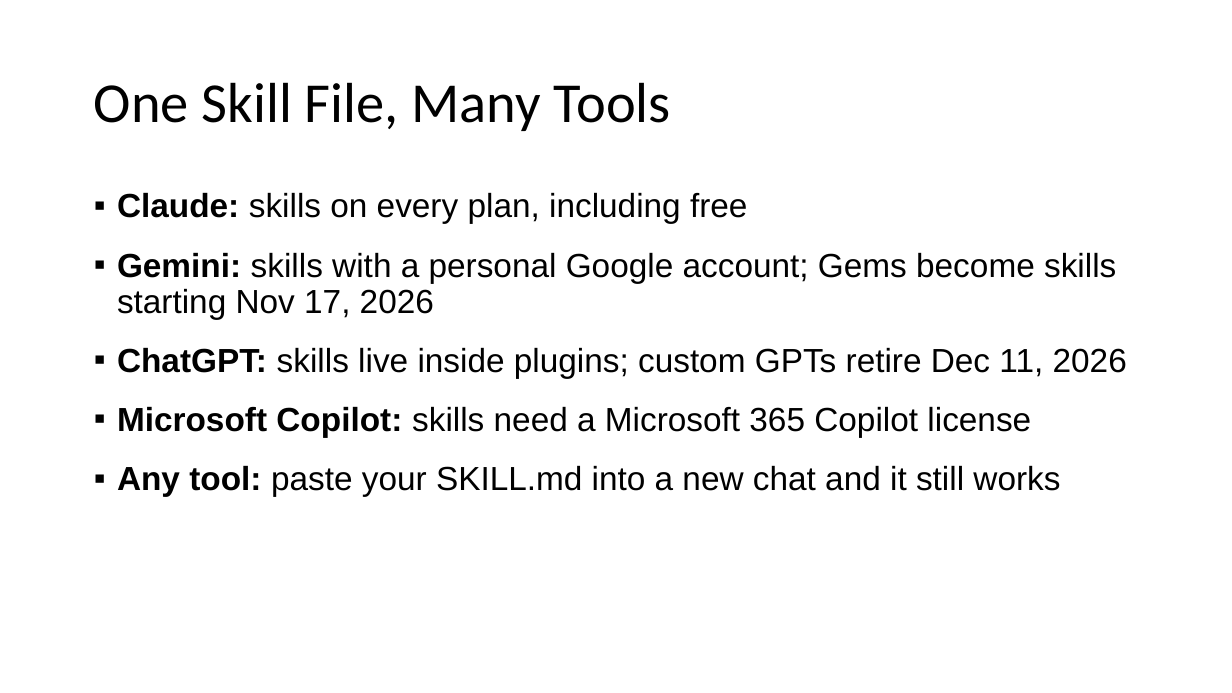
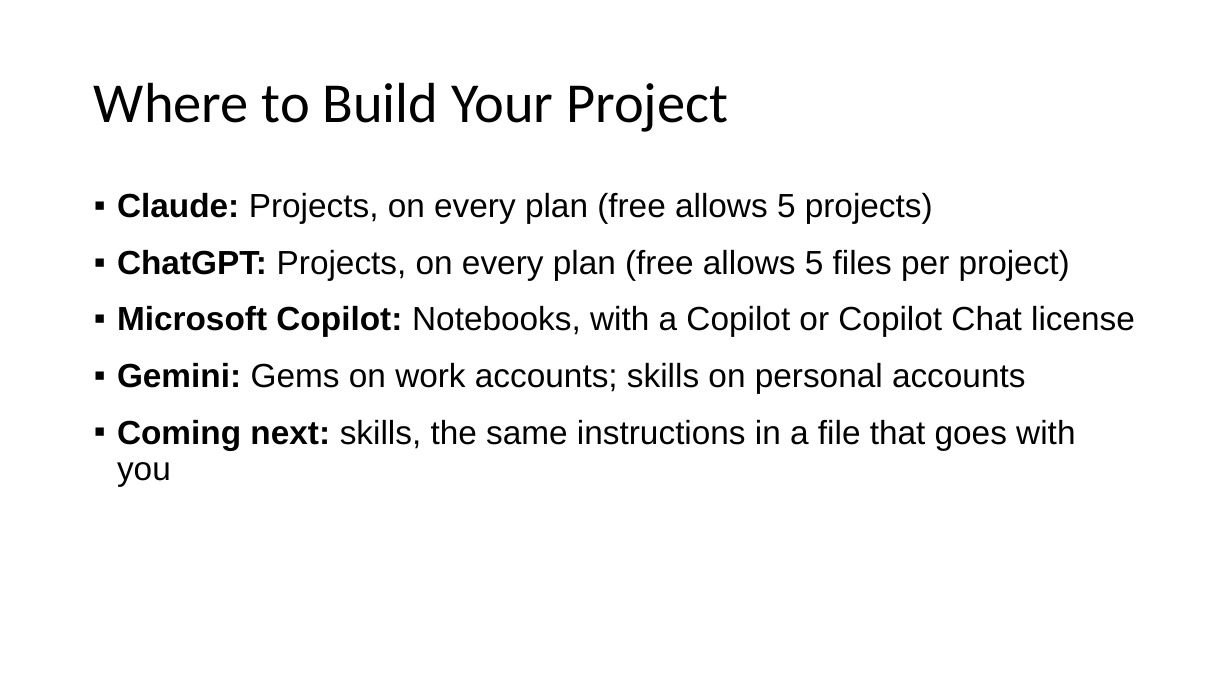
Before and after one commit to grcc-resendiz/ai-manufacturing-muskegon, a slide deck: slide 20 of instructor/Day1-Prompting-and-Skills.pptx. Drawn at 1232x693 pixels with LibreOffice and Linux fonts; fonts in the diff are those of the drawing. Boxes give left, top, right and bottom in pixels: in the first picture for what was removed or moved away, otherwise in the second. Text is boxed around its words. In the diff, an @@ line names an element or a change of style, - is before the commit and + after.

```diff
--- a/instructor/Day1-Prompting-and-Skills.pptx
+++ b/instructor/Day1-Prompting-and-Skills.pptx
@@ title at <box>94,82,728,132</box>: text changed @@
-One Skill File, Many Tools
+Where to Build Your Project
@@ text at <box>117,192,1135,486</box>: text changed @@
-▪ Claude: skills on every plan, including free
-▪ Gemini: skills with a personal Google account; Gems become skills starting Nov 17, 2026
-▪ ChatGPT: skills live inside plugins; custom GPTs retire Dec 11, 2026
-▪ Microsoft Copilot: skills need a Microsoft 365 Copilot license
-▪ Any tool: paste your SKILL.md into a new chat and it still works
+▪ Claude: Projects, on every plan (free allows 5 projects)
+▪ ChatGPT: Projects, on every plan (free allows 5 files per project)
+▪ Microsoft Copilot: Notebooks, with a Copilot or Copilot Chat license
+▪ Gemini: Gems on work accounts; skills on personal accounts
+▪ Coming next: skills, the same instructions in a file that goes with you
```
Also in this commit, not shown: 7 other slides changed, 1 slide added, 6 other files.
